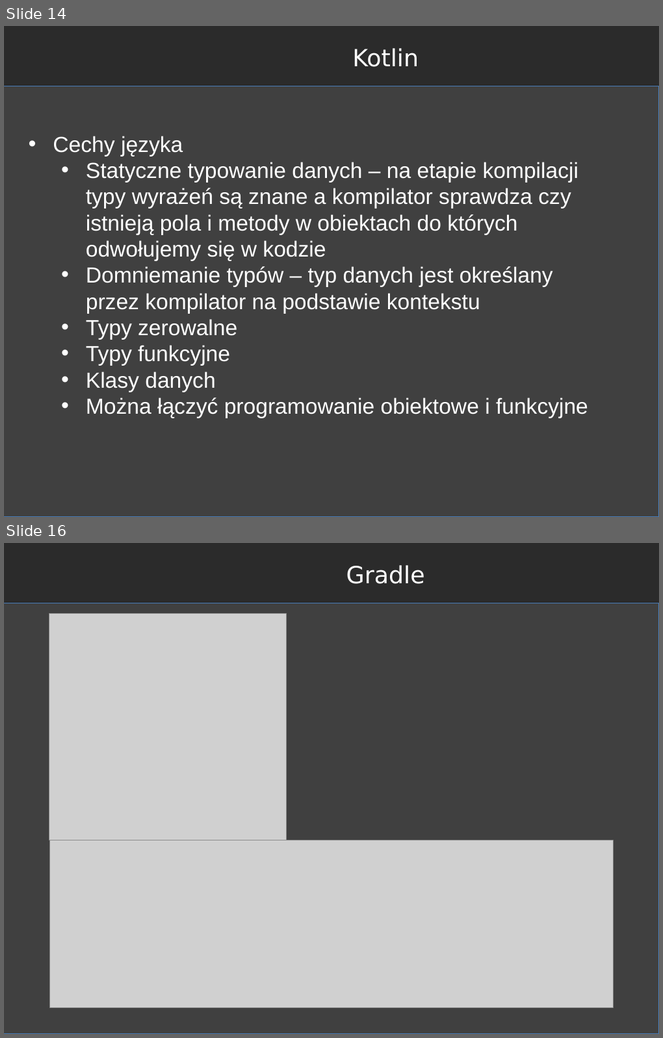
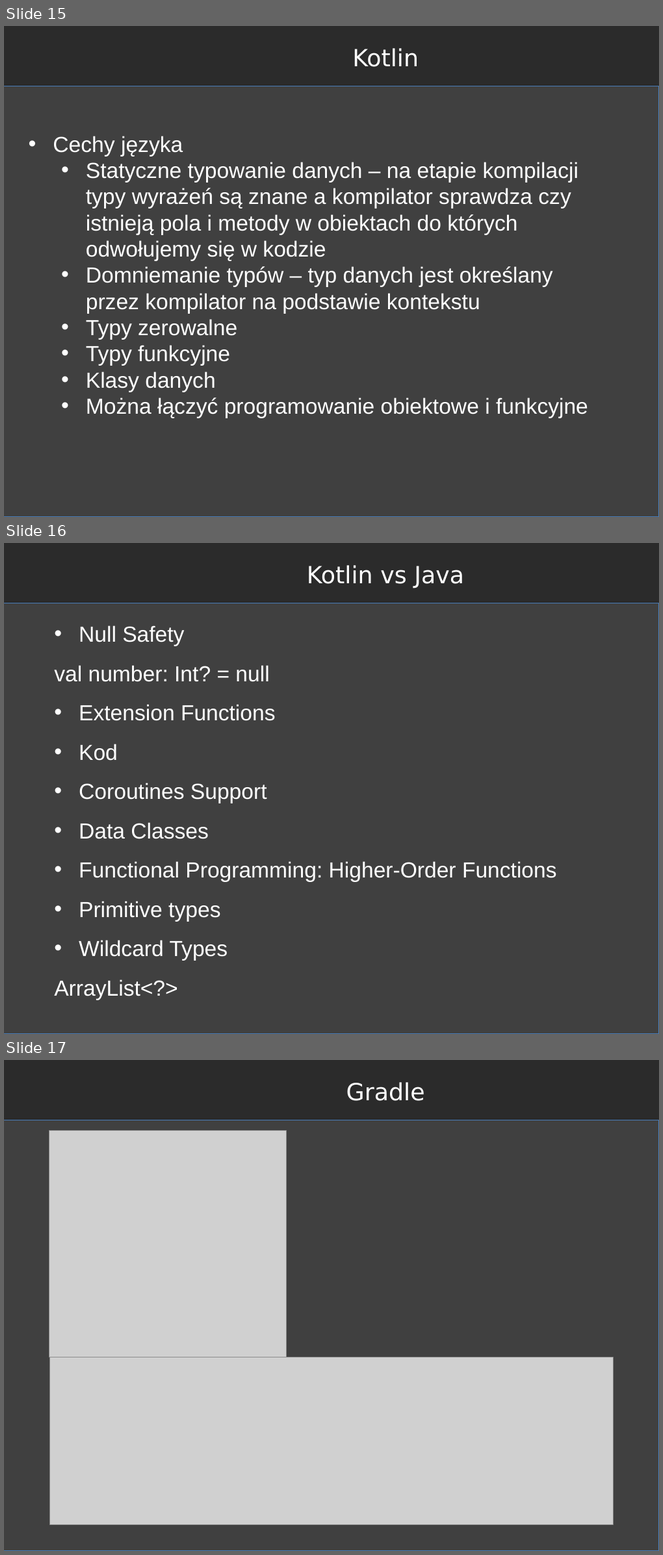
Before and after one commit to RafLew84/WpumKJ, a slide deck: 2021-2022/Wykład/Wyklad1.pptx. Shown one above the other, each under a label of ours: slides 14 and 16 before the commit, slides 15, 16 and 17 after it; the slides between them are not shown. The pictures are 663x1038 and 663x1555 pixels, drawn with LibreOffice and Linux fonts; fonts in the diff are those of the drawing; grey boxes stand for pictures; background and template pictures are left out; a plain dark background stands for a picture behind light text. Boxes give left, top, right and bottom in pixels: in the first picture for what was removed or moved away, otherwise in the second. Text is boxed around its words. In the diff, an @@ line names an element or a change of style, - is before the commit and + after.

Commit message:
Lab2 - Kotlin

```diff
--- a/2021-2022/Wykład/Wyklad1.pptx
+++ b/2021-2022/Wykład/Wyklad1.pptx
@@ slide 16 added at (4,543,659,1034), background picture (left out) @@
@@ text added at (307,565,464,588), 26 pt, text #FFFFFF @@
+Kotlin vs Java
@@ rectangle added at (4,603,659,1034), fill #404040, outline #4B7EBC 0.75 pt @@
@@ text added at (54,626,557,1001), 24 pt, text #FFFFFF @@
+• Null Safety
+val number: Int? = null
+• Extension Functions
+• Kod
+• Coroutines Support
+• Data Classes
+• Functional Programming: Higher-Order Functions
+• Primitive types
+• Wildcard Types
+ArrayList<?>
@@ what was slide 14 is now slide 15 @@
@@ what was slide 16 is now slide 17 @@
```
Also in this commit, not shown: 1 other slide added, 1 slide removed, 4 other files.
